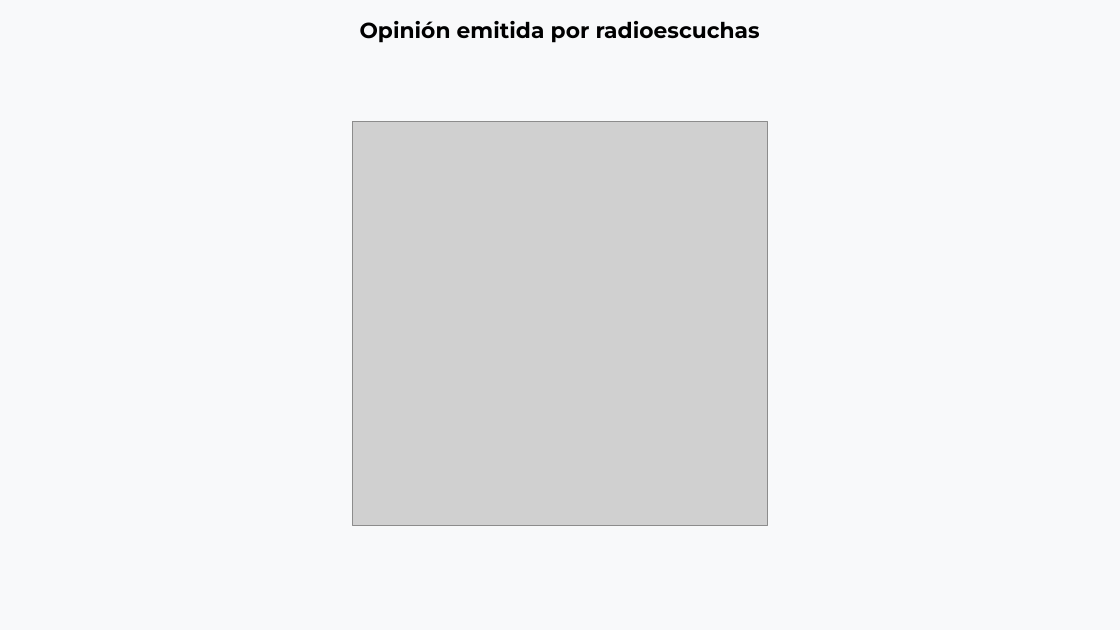
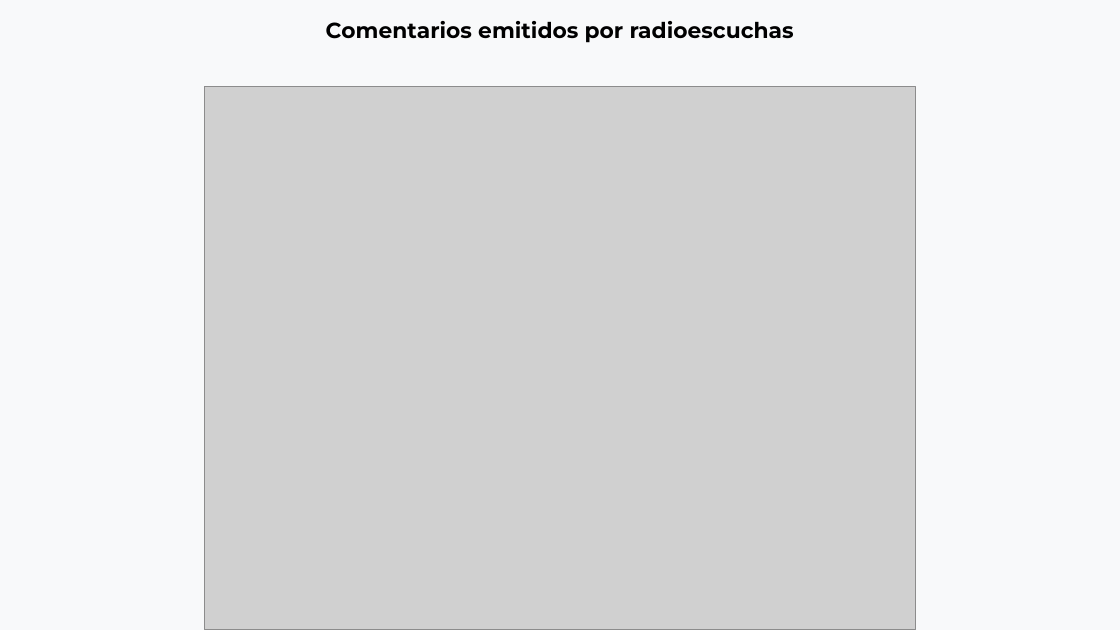
Before and after one commit to thelonious9/Reporteportadas, a slide deck: slide 15 of Reporte 051026.pptx (slide 16 before the commit). Drawn at 1120x630 pixels with LibreOffice and Linux fonts; fonts in the diff are those of the drawing; grey boxes stand for pictures. Boxes give left, top, right and bottom in pixels: in the first picture for what was removed or moved away, otherwise in the second. Text is boxed around its words. In the diff, an @@ line names an element or a change of style, - is before the commit and + after.

```diff
--- a/Reporte 051026.pptx
+++ b/Reporte 051026.pptx
@@ text at box(326, 21, 794, 43): text changed @@
-Opinión emitida por radioescuchas
+Comentarios emitidos por radioescuchas
@@ picture added at box(204, 86, 915, 629) @@
@@ picture removed at box(353, 122, 768, 525) @@
```
Also in this commit, not shown: 4 other slides changed, 1 slide removed.
